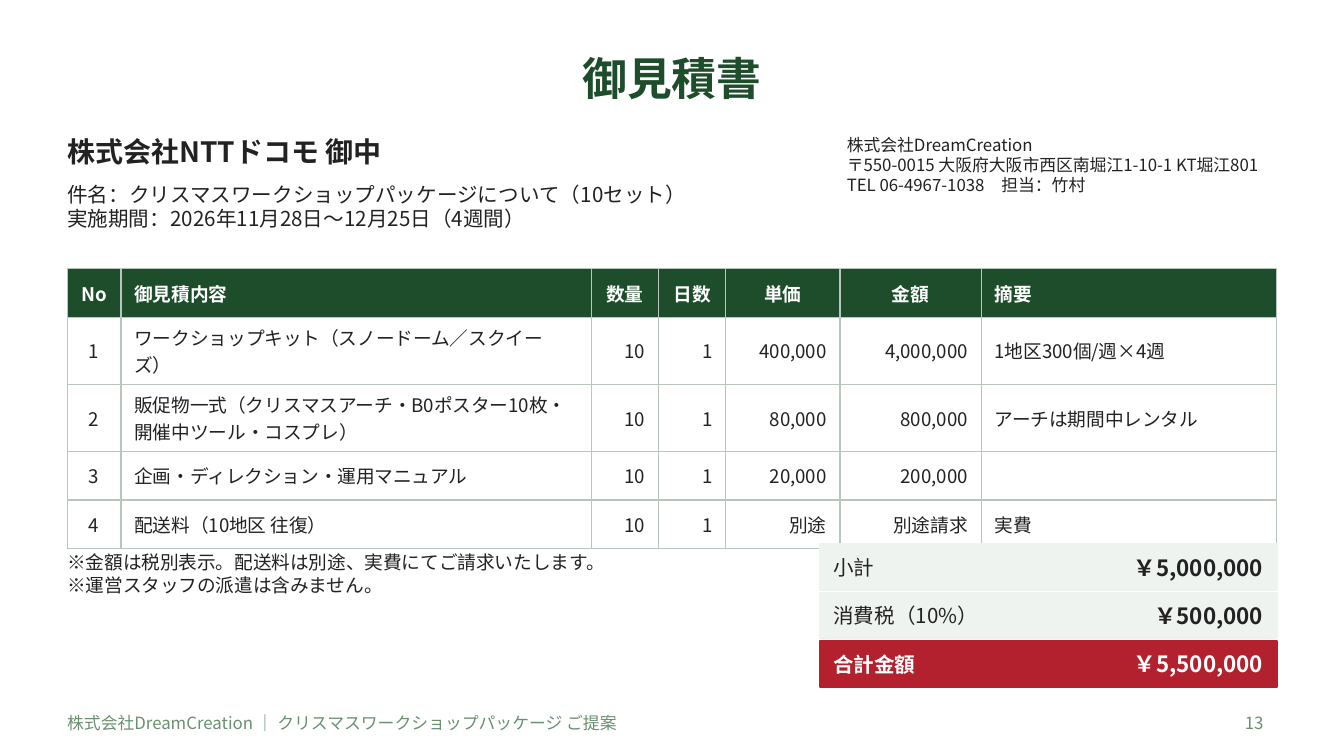
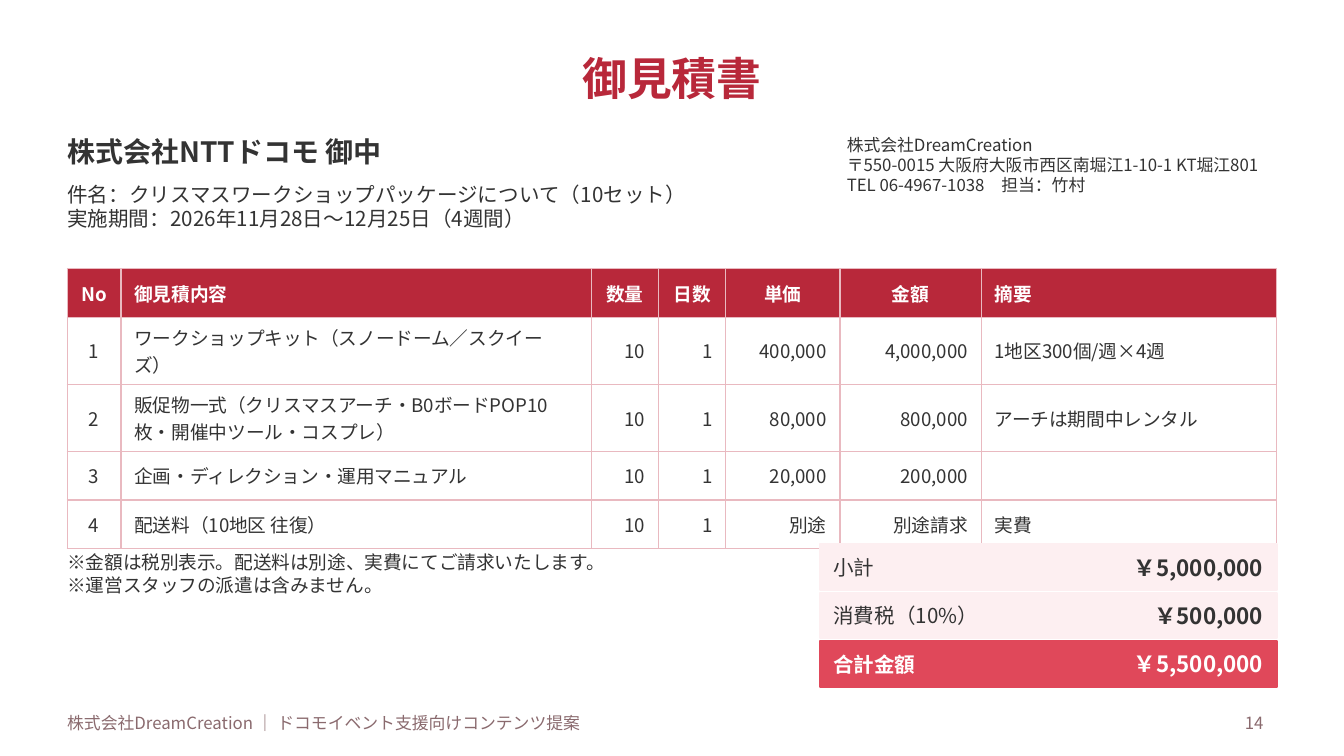
Before and after one commit to lunamax77/-next-vision, a slide deck: slide 14 of docs/proposals/2026-12_docomo_christmas-ws/企画書_NTTドコモ_クリスマスWS.pptx (slide 13 before the commit). Drawn at 1344x756 pixels with LibreOffice and Linux fonts; fonts in the diff are those of the drawing. Boxes give left, top, right and bottom in pixels: in the first picture for what was removed or moved away, otherwise in the second. Text is boxed around its words. In the diff, an @@ line names an element or a change of style, - is before the commit and + after.

```diff
--- a/docs/proposals/2026-12_docomo_christmas-ws/企画書_NTTドコモ_クリスマスWS.pptx
+++ b/docs/proposals/2026-12_docomo_christmas-ws/企画書_NTTドコモ_クリスマスWS.pptx
@@ title "御見積書" at bbox=[582, 56, 761, 99]: text colour #1E4D2B to #B8283A @@
@@ table at bbox=[67, 269, 1277, 538] @@
-row 3, column 2: 販促物一式（クリスマスアーチ・B0ポスター10枚・開催中ツール・コスプレ）
+row 3, column 2: 販促物一式（クリスマスアーチ・B0ボードPOP10枚・開催中ツール・コスプレ）
@@ fill #1E4D2B to #B8283A in row 1 @@
@@ text colour #222222 to #333333 in "1", "ワークショップキット（スノードーム／スクイーズ）", "10", "1" and 22 more places @@
@@ borders changed @@
@@ text colour #222222 to #333333 in 8 elements at bbox=[67, 138, 382, 165], bbox=[67, 184, 686, 228], bbox=[847, 137, 1258, 193], bbox=[833, 558, 874, 577], bbox=[1134, 559, 1263, 581], bbox=[833, 605, 978, 625], bbox=[1154, 607, 1263, 629], bbox=[67, 553, 604, 594] @@
@@ rectangle at bbox=[820, 544, 1277, 590]: fill #EEF3EF to #FDEFF1; outline #EEF3EF 1 pt to #FDEFF1 1 pt @@
@@ rectangle at bbox=[820, 593, 1277, 638]: fill #EEF3EF to #FDEFF1; outline #EEF3EF 1 pt to #FDEFF1 1 pt @@
@@ rectangle at bbox=[820, 641, 1277, 687]: fill #B3202E to #E0485A; outline #B3202E 1 pt to #E0485A 1 pt @@
@@ text at bbox=[67, 715, 580, 731]: text changed; text colour #6B8F71 to #8A6A6E @@
-株式会社DreamCreation ｜ クリスマスワークショップパッケージ ご提案
+株式会社DreamCreation ｜ ドコモイベント支援向けコンテンツ提案
@@ page number at bbox=[1245, 716, 1264, 729]: text changed; text colour #6B8F71 to #8A6A6E @@
-13
+14
```
Also in this commit, not shown: 12 other slides changed, 2 slides added, 1 slide removed, 2 other files.
